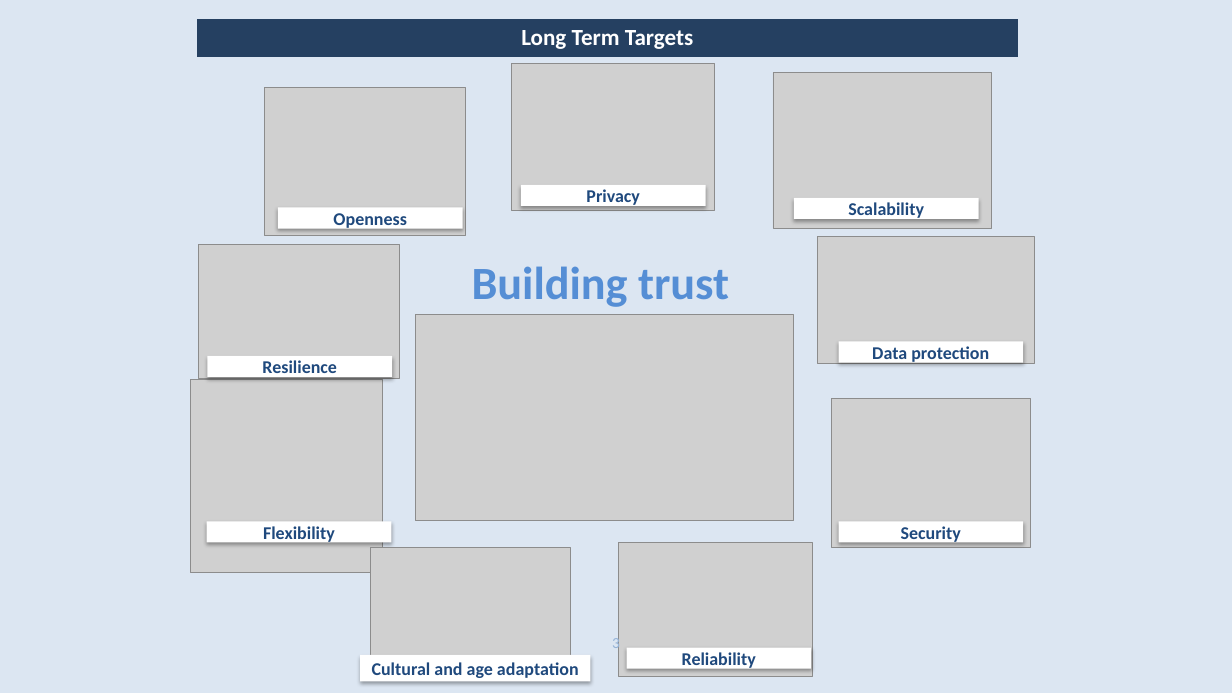
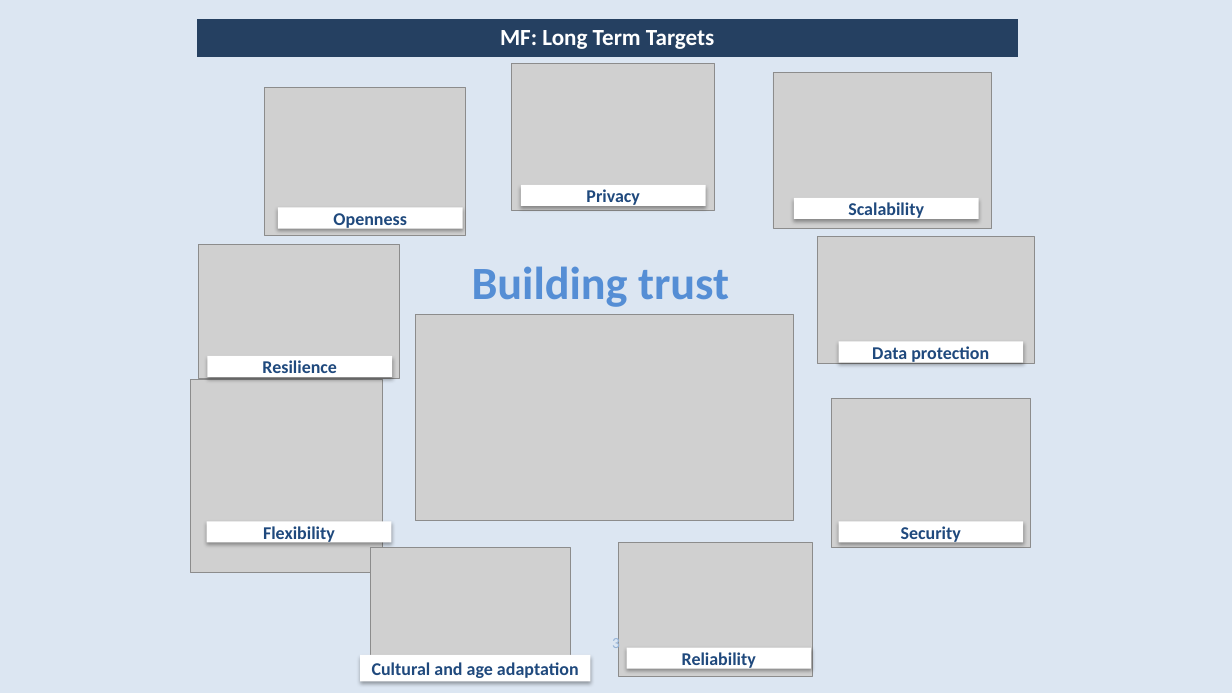
Before and after one commit to gmaroko/IEEE-Kenya-Section-Symposium-2018, a slide deck: slide 3 of MF.pptx. Drawn at 1232x693 pixels with LibreOffice and Linux fonts; fonts in the diff are those of the drawing; grey boxes stand for pictures. Boxes give left, top, right and bottom in pixels: in the first picture for what was removed or moved away, otherwise in the second. Text is boxed around its words. In the diff, an @@ line names an element or a change of style, - is before the commit and + after.

```diff
--- a/MF.pptx
+++ b/MF.pptx
@@ table at bbox=[197, 19, 1019, 57] @@
-row 1, column 1: Long Term Targets
+row 1, column 1: MF: Long Term Targets
```
Also in this commit, not shown: 1 other slide changed, 1 slide added, 1 slide removed.
